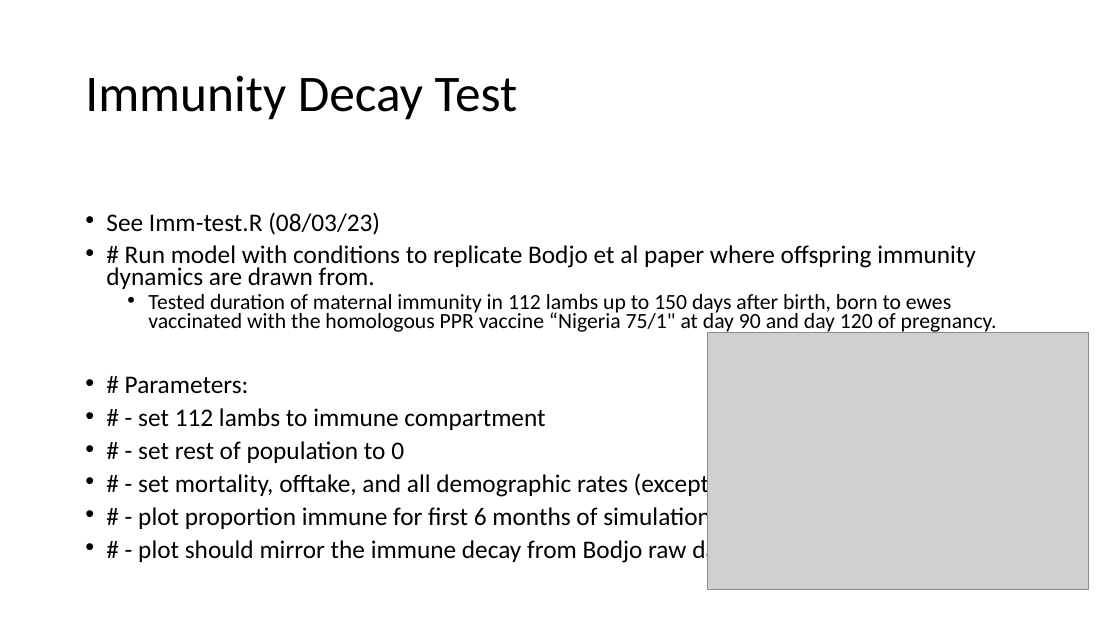
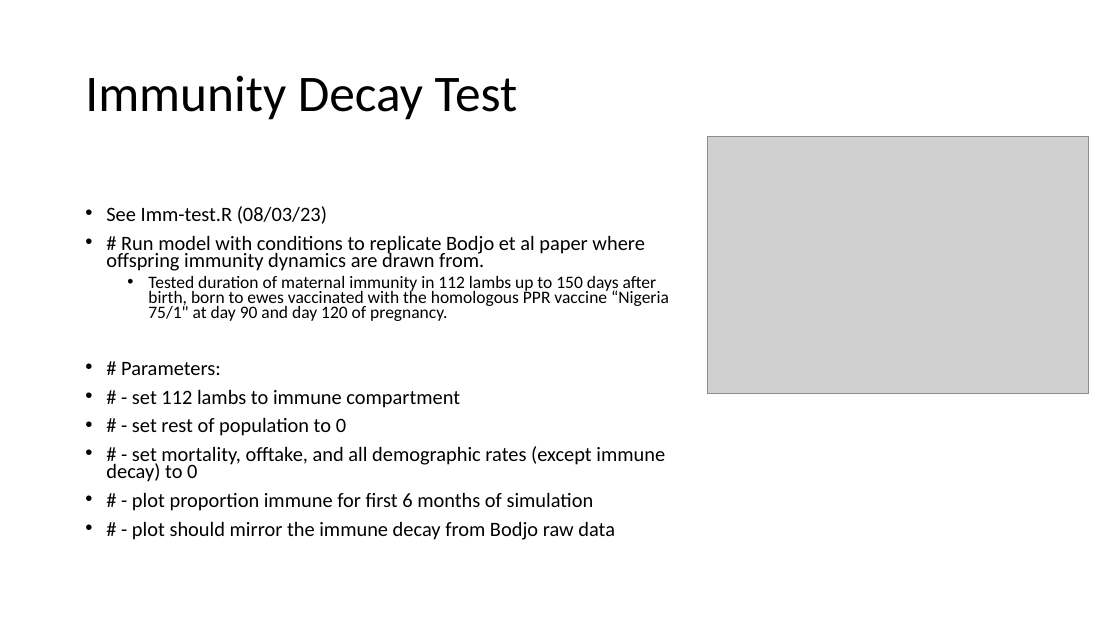
Before and after one commit to BethSavagar/demographic_model_1, a slide deck: slide 8 of results-presentations/model-test-BAOBAB.pptx. Drawn at 1120x630 pixels with LibreOffice and Linux fonts; fonts in the diff are those of the drawing; grey boxes stand for pictures. Boxes give left, top, right and bottom in pixels: in the first picture for what was removed or moved away, otherwise in the second. Text is boxed around its words. In the diff, an @@ line names an element or a change of style, - is before the commit and + after.

Commit message:
tidy model file structure and add .Rmd for testing

```diff
--- a/results-presentations/model-test-BAOBAB.pptx
+++ b/results-presentations/model-test-BAOBAB.pptx
@@ picture: place and size @@
-picture at [707,333,1088,590]
+picture at [707,136,1088,393]
@@ text "See Imm-test.R (08/03/23)" at [106,206,669,540]: size 21.7 to 17.5 pt in "See Imm-test.R (08/03/23)", "# Run model with conditions to replicate ...", "# Parameters:", "# - set 112 lambs to immune ..." and 4 more places; size 18.6 to 15 pt in "Tested duration of maternal immunity in 112 ..." @@
```
Also in this commit, not shown: 14 other files.
